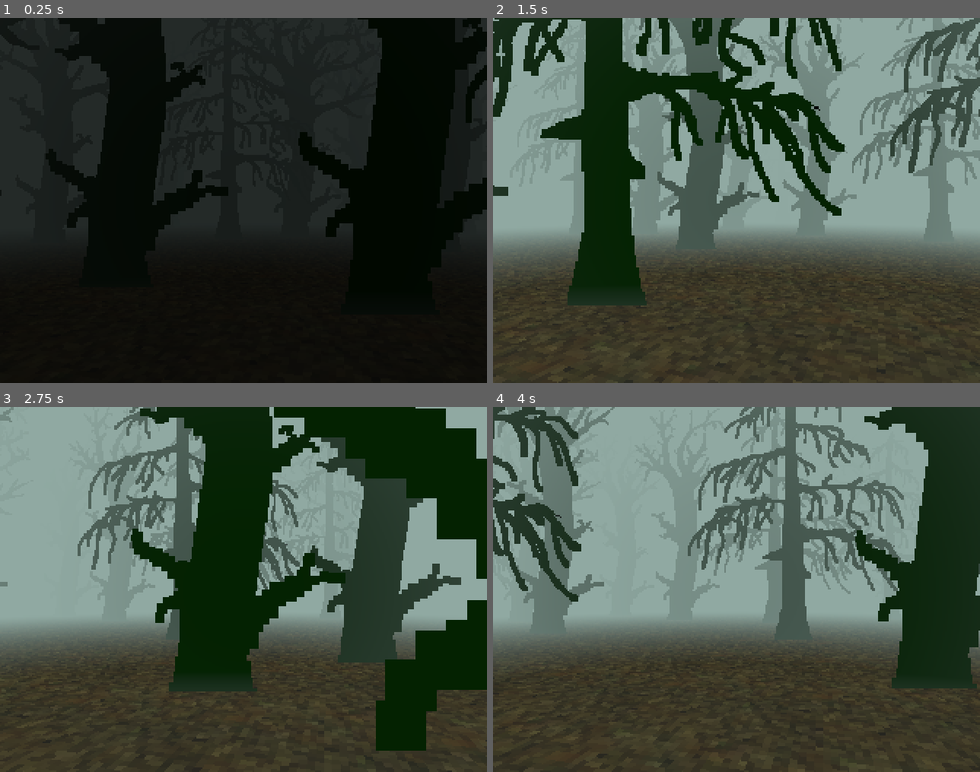
Above: before the commit, frames 1-4 (two rows, left to right).
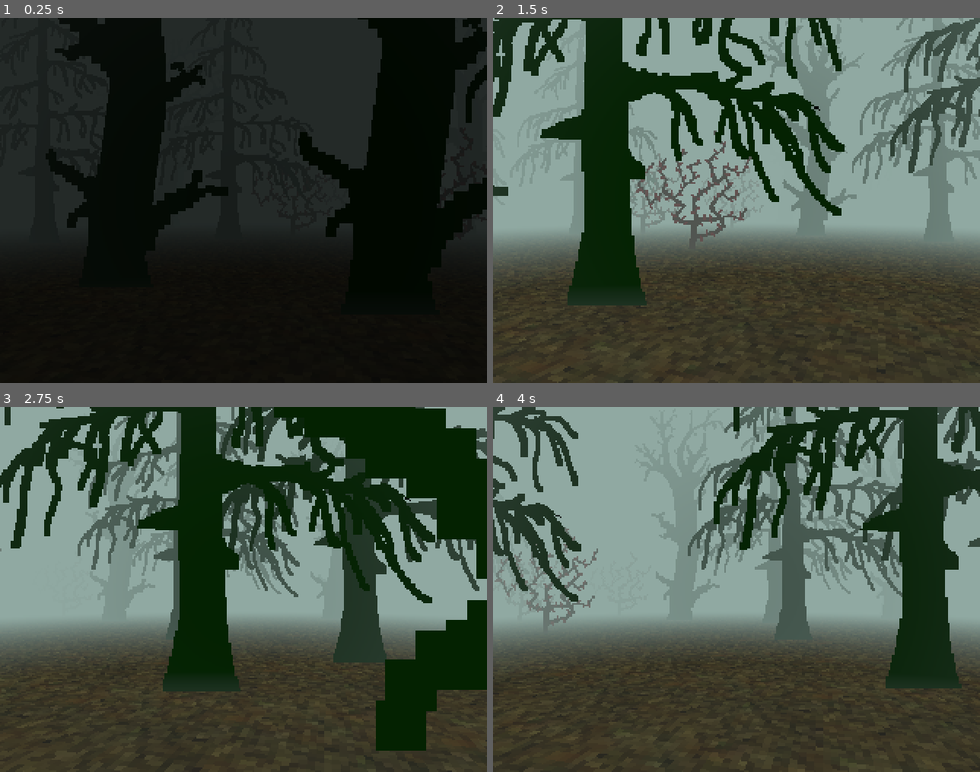
Above: after the commit, the same moments.

Repository: cat-in-the-dark/igrovoe-varenie-5--les
Game: Godot game, scene res://scenes/levels/izba/level_les.tscn
Same seed, same stepped clock (60 frames per second), same inputs: the game is played once before the commit and once after it. This scene is started directly instead of the project's main scene.
Inputs:
- Up to frame 1 (0.25 s): no input
- Up to frame 2 (1.5 s): hold D (move_right) 0.53-1.28 s; tap Down (camera_down) at 0.6 s; hold S (move_back) from 1.28 s (still down); tap Left (camera_left) at 1.35 s
- Up to frame 3 (2.75 s): release S (move_back) at 2.03 s; hold D (move_right) from 2.03 s (still down); tap Right (camera_right) at 2.1 s
- Up to frame 4 (4 s): release D (move_right) at 2.78 s; hold W (move_forward) 2.78-3.53 s; tap Up (camera_up) at 2.85 s; hold A (move_left) from 3.53 s (still down); tap Down (camera_down) at 3.6 s

The runs differ from the first frame. In frame 2, 6.1% of the frame differs, in the area x 27-55%, y 0-63%; in frame 3, 22%, in the area x 0-100%, y 0-78%; in frame 4, 15%.

Commit message:
gamewin and sounds and kusts

Diff:
--- a/scenes/levels/enter_les/lvl0.tscn
+++ b/scenes/levels/enter_les/lvl0.tscn
@@ -8,6 +8,7 @@
 [ext_resource type="PackedScene" uid="uid://8dx8bbyu1cbi" path="res://scenes/main/forest/forest_enter.tscn" id="4_63jjx"]
 [ext_resource type="PackedScene" uid="uid://cu4uw1e26xuu7" path="res://scenes/main/ground_boundary.tscn" id="8_2acag"]
 [ext_resource type="AudioStream" uid="uid://c0iq0g1equ7j" path="res://resources/audio/golosa.ogg" id="8_5vqo5"]
+[ext_resource type="AudioStream" uid="uid://btpl6kuxg0v4f" path="res://resources/audio/noise.ogg" id="9_hdx5s"]
 [ext_resource type="AudioStream" uid="uid://kkm4k5oq70q0" path="res://resources/audio/main.ogg" id="9_hp3lj"]
 
 [sub_resource type="WorldBoundaryShape3D" id="WorldBoundaryShape3D_63jjx"]
@@ -94,7 +95,12 @@
 
 [node name="Ground" parent="." instance=ExtResource("8_2acag")]
 
-[node name="AudioStreamPlayer" type="AudioStreamPlayer" parent="."]
+[node name="Noise" type="AudioStreamPlayer" parent="."]
+stream = ExtResource("9_hdx5s")
+volume_db = -10.0
+autoplay = true
+
+[node name="Background" type="AudioStreamPlayer" parent="."]
 stream = ExtResource("9_hp3lj")
 volume_db = -12.0
 autoplay = true
--- a/scenes/levels/izba/level_les.gd
+++ b/scenes/levels/izba/level_les.gd
@@ -11,7 +11,7 @@
 		await get_tree().create_timer(1.0).timeout
 		_animation_player.play("fade_in")
 		await _animation_player.animation_finished
-		get_tree().change_scene_to_file("res://scenes/levels/enter_les/lvl0.tscn")
+		get_tree().change_scene_to_file("res://scenes/levels/win/win.tscn")
 	)
 	izba_distance = izba.global_position.distance_to(player.global_position)
 
--- a/scenes/levels/izba/level_les.tscn
+++ b/scenes/levels/izba/level_les.tscn
@@ -11,6 +11,7 @@
 [ext_resource type="AudioStream" uid="uid://c0iq0g1equ7j" path="res://resources/audio/golosa.ogg" id="9_8lmk3"]
 [ext_resource type="AudioStream" uid="uid://but8gprj7qd2h" path="res://resources/audio/arfa.ogg" id="9_h5vu6"]
 [ext_resource type="PackedScene" uid="uid://b3is738jkgolj" path="res://scenes/main/izba/izba_door.tscn" id="11_a5lp2"]
+[ext_resource type="AudioStream" uid="uid://btpl6kuxg0v4f" path="res://resources/audio/noise.ogg" id="12_gybo0"]
 
 [node name="Node3D" type="Node3D"]
 script = ExtResource("1_w0uos")
@@ -46,3 +47,8 @@
 
 [node name="IzbaDoor" parent="." instance=ExtResource("11_a5lp2")]
 transform = Transform3D(1, 0, 0, 0, 1, 0, 0, 0, 1, 0, 0, 8)
+
+[node name="Noise" type="AudioStreamPlayer" parent="."]
+stream = ExtResource("12_gybo0")
+volume_db = -10.0
+autoplay = true
--- a/scenes/levels/river/lvl_river.tscn
+++ b/scenes/levels/river/lvl_river.tscn
@@ -10,6 +10,7 @@
 [ext_resource type="PackedScene" uid="uid://cu4uw1e26xuu7" path="res://scenes/main/ground_boundary.tscn" id="8_v7l3o"]
 [ext_resource type="AudioStream" uid="uid://kkm4k5oq70q0" path="res://resources/audio/main.ogg" id="9_p2rwd"]
 [ext_resource type="AudioStream" uid="uid://c0iq0g1equ7j" path="res://resources/audio/golosa.ogg" id="9_ymm6c"]
+[ext_resource type="AudioStream" uid="uid://btpl6kuxg0v4f" path="res://resources/audio/noise.ogg" id="11_xyrj0"]
 
 [node name="LvlRiver" type="Node3D"]
 script = ExtResource("1_grstv")
@@ -78,3 +79,8 @@
 stream = ExtResource("9_p2rwd")
 volume_db = -12.0
 autoplay = true
+
+[node name="Noise" type="AudioStreamPlayer" parent="."]
+stream = ExtResource("11_xyrj0")
+volume_db = -10.0
+autoplay = true
--- /dev/null
+++ b/scenes/levels/win/win.tscn
@@ -0,0 +1,45 @@
+[gd_scene load_steps=4 format=3 uid="uid://b6dyuerqlarm2"]
+
+[ext_resource type="Environment" uid="uid://bcvsq8xbul6h" path="res://scenes/levels/win/win_env.tres" id="1_apxsx"]
+[ext_resource type="Texture2D" uid="uid://cmslnu342v2sb" path="res://resources/izba/izba.png" id="2_ativr"]
+[ext_resource type="AudioStream" uid="uid://btpl6kuxg0v4f" path="res://resources/audio/noise.ogg" id="3_q7xdy"]
+
+[node name="Win" type="Node3D"]
+
+[node name="Camera3D" type="Camera3D" parent="."]
+fov = 60.0
+
+[node name="WorldEnvironment" type="WorldEnvironment" parent="."]
+environment = ExtResource("1_apxsx")
+
+[node name="Sprite3D" type="Sprite3D" parent="."]
+transform = Transform3D(1, 0, 0, 0, 1, 0, 0, 0, 1, 0, 0, -12.749631)
+pixel_size = 0.05
+billboard = 2
+texture_filter = 0
+texture = ExtResource("2_ativr")
+
+[node name="Sprite3D2" type="Sprite3D" parent="."]
+transform = Transform3D(1, 0, 0, 0, 1, 0, 0, 0, 1, -2.7229116, 0, -9.911352)
+pixel_size = 0.05
+billboard = 2
+texture_filter = 0
+texture = ExtResource("2_ativr")
+
+[node name="Sprite3D3" type="Sprite3D" parent="."]
+transform = Transform3D(1, 0, 0, 0, 1, 0, 0, 0, 1, 2.8693423, 0, -9.911352)
+pixel_size = 0.05
+billboard = 2
+texture_filter = 0
+texture = ExtResource("2_ativr")
+
+[node name="Label3D" type="Label3D" parent="."]
+transform = Transform3D(1, 0, 0, 0, 1, 0, 0, 0, 1, 0, 1.2727776, -3.443273)
+billboard = 2
+texture_filter = 0
+text = "Бууу"
+font_size = 64
+
+[node name="AudioStreamPlayer" type="AudioStreamPlayer" parent="."]
+stream = ExtResource("3_q7xdy")
+autoplay = true
--- /dev/null
+++ b/scenes/levels/win/win_env.tres
@@ -0,0 +1,11 @@
+[gd_resource type="Environment" format=3 uid="uid://bcvsq8xbul6h"]
+
+[resource]
+fog_mode = 1
+fog_light_color = Color(0.51850003, 0.61, 0.584075, 1)
+fog_light_energy = 1.2
+fog_density = 1.0
+fog_height = 0.2
+fog_height_density = 0.2
+fog_depth_begin = 3.0
+fog_depth_end = 15.0
--- a/scenes/main/forest/generator.gd
+++ b/scenes/main/forest/generator.gd
@@ -4,7 +4,7 @@
 @onready var tree_prefab: PackedScene = preload("res://scenes/main/trees/tree.tscn")
 
 var size: float = 24
-var spacing: float = 4
+@export var spacing: float = 4
 var jitter: float = 1
 
 func generate_points(x: float, y: float) -> Array[Vector2]:
--- a/scenes/main/izba/izba_door.tscn
+++ b/scenes/main/izba/izba_door.tscn
@@ -11,6 +11,7 @@
 script = ExtResource("1_l5a2t")
 
 [node name="Area3D" type="Area3D" parent="."]
+collision_layer = 0
 collision_mask = 2
 
 [node name="CollisionShape3D" type="CollisionShape3D" parent="Area3D"]
--- a/scenes/main/trees/tree.gd
+++ b/scenes/main/trees/tree.gd
@@ -1,7 +1,7 @@
 extends Node3D
 
 @onready var sprites: Array[Sprite3D] = [
-	$Tree1, $Tree2, $Elka
+	$Tree1, $Tree2, $Elka, $Kust
 ]
 
 func _ready() -> void:
--- a/scenes/main/trees/tree.tscn
+++ b/scenes/main/trees/tree.tscn
@@ -1,9 +1,10 @@
-[gd_scene load_steps=6 format=3 uid="uid://cv1llrj3s3ykw"]
+[gd_scene load_steps=7 format=3 uid="uid://cv1llrj3s3ykw"]
 
 [ext_resource type="Texture2D" uid="uid://c0up7fottanej" path="res://scenes/main/trees/tree3.png" id="1_a8d1t"]
 [ext_resource type="Script" uid="uid://bx3p5yc4hmakx" path="res://scenes/main/trees/tree.gd" id="1_dubo0"]
 [ext_resource type="Texture2D" uid="uid://4b4f44qlgv3s" path="res://scenes/main/trees/tree1.png" id="1_v02rt"]
 [ext_resource type="Texture2D" uid="uid://dckkrc54k1y2v" path="res://scenes/main/trees/elka.png" id="2_pish7"]
+[ext_resource type="Texture2D" uid="uid://clde0sxndih8k" path="res://scenes/main/trees/kust.png" id="5_36jtm"]
 
 [sub_resource type="CylinderShape3D" id="CylinderShape3D_a8d1t"]
 height = 4.0
@@ -43,6 +44,15 @@
 texture = ExtResource("2_pish7")
 region_rect = Rect2(0, -8, 264, 360)
 
+[node name="Kust" type="Sprite3D" parent="."]
+transform = Transform3D(1, 0, 0, 0, 1, 0, 0, 0, 1, 0, 1.2676909, 0)
+visible = false
+pixel_size = 0.02
+billboard = 2
+texture_filter = 0
+texture = ExtResource("5_36jtm")
+region_rect = Rect2(0, -8, 264, 360)
+
 [node name="StaticBody3D" type="StaticBody3D" parent="."]
 
 [node name="CollisionShape3D" type="CollisionShape3D" parent="StaticBody3D"]
Not shown, added: resources/audio/noise.ogg.import
Not shown: 1 places in scenes/levels/enter_les/lvl0.tscn that only renumber resources
Not shown: 1 places in scenes/levels/izba/level_les.tscn that only renumber resources
Not shown: 1 places in scenes/levels/river/lvl_river.tscn that only renumber resources
Binary file added: scenes/main/trees/kust.png
Not shown, added: scenes/main/trees/kust.png.import
Binary file added: scenes/main/trees/kust2.png
Not shown, added: scenes/main/trees/kust2.png.import
Not shown, added: resources/audio/noise.ogg
